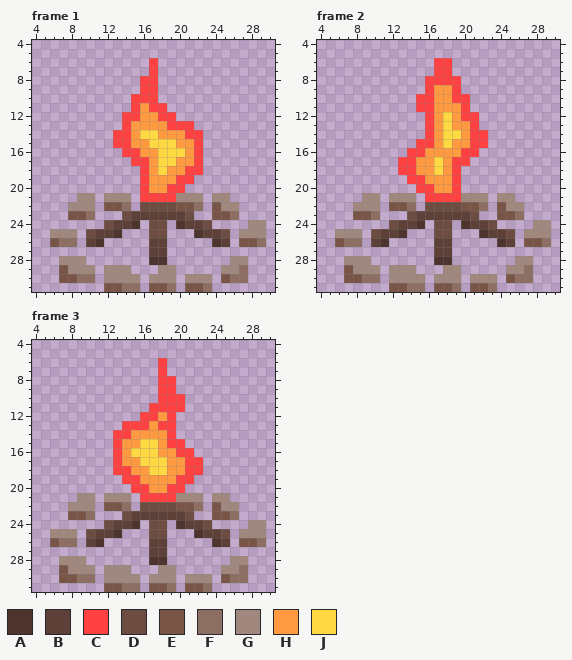
Two states of a pixel-art file, Assets/Art/Environment/Beach/Torch/Beach_Campfire.aseprite. This is how it looked before the edit.
36x32 pixels, 6 frames. Shown: frame 1: x 4..30, y 4..31; frame 2: x 4..30, y 4..31; frame 3: x 4..30, y 4..31. The commit also changed other frames, which this record leaves out.
Palette (. is transparent): A #4e342e  B #5d4037  C #ff4141  D #6d4c41  E #795548  F #8d6e63  G #a1887f  H #ff9a41  J #ffd941
Now the later version:
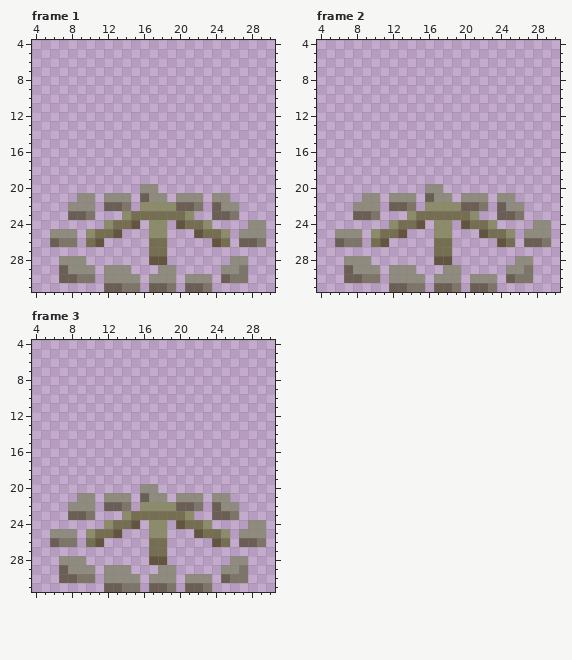
Diff:
layer "Fire" now hidden
colour A: #4e342e -> #63543f
colour B: #5d4037 -> #756e51
colour D: #6d4c41 -> #8c8c6b
colour E: #795548 -> #6b5e54
colour F: #8d6e63 -> #7c7568
colour G: #a1887f -> #8f8c7f
Frame 1:
y 6..7: x 17 C -> .
y 8..9: x 16..17 CC -> ..
y 10: x 15..17 CCC -> ...
y 11: x 15..18 CHCC -> ....
y 12: x 14..19 CCHHCC -> ......
y 13: x 14..21 CHHHHCCC -> ........
y 14: x 13..22 CCHJJHHHCC -> ..........
y 15: x 13..22 CCHHJJJHHC -> ..........
y 16: x 14..22 CCHHJJJHC -> .........
y 17: x 15..22 CCHJJHHC -> ........
y 18: x 16..22 CHJHHCC -> .......
y 19: x 16..21 CHHHCC -> ......
y 20: x 16..20 CHHCC -> GG...
y 21: x 16..19 CCCC -> EGG.
Frame 2:
y 6..7: x 17..18 CC -> ..
y 8: x 16..19 CCCC -> ....
y 9: x 16..19 CHHC -> ....
y 10: x 15..20 CCHHCC -> ......
y 11: x 15..20 CCHHHC -> ......
y 12: x 16..21 CHJHCC -> ......
y 13: x 16..21 CHJHHC -> ......
y 14: x 16..22 CHJJHCC -> .......
y 15: x 15..22 CCHJHHCC -> ........
y 16: x 14..21 CCHHHHCC -> ........
y 17: x 13..20 CCHHJHCC -> ........
y 18: x 13..19 CCHHJHC -> .......
y 19: x 14..19 CCHHHC -> ......
y 20: x 15..19 CCHHC -> .GG..
y 21: x 16..19 CCCC -> EGG.
Frame 3:
y 6..7: x 18 C -> .
y 8..9: x 18..19 CC -> ..
y 10: x 18..20 CCC -> ...
y 11: x 17..20 CCCC -> ....
y 12: x 16..19 CCHC -> ....
y 13: x 14..19 CCCHCC -> ......
y 14: x 13..19 CCHHHHC -> .......
y 15: x 13..20 CHHJJHCC -> ........
y 16: x 13..21 CHJJJHHCC -> .........
y 17: x 13..22 CHHJJJHHCC -> ..........
y 18: x 13..22 CCHHJJHHCC -> ..........
y 19: x 14..21 CCHHHHCC -> ........
y 20: x 15..20 CCHHCC -> .GG...
y 21: x 16..19 CCCC -> EGG.
